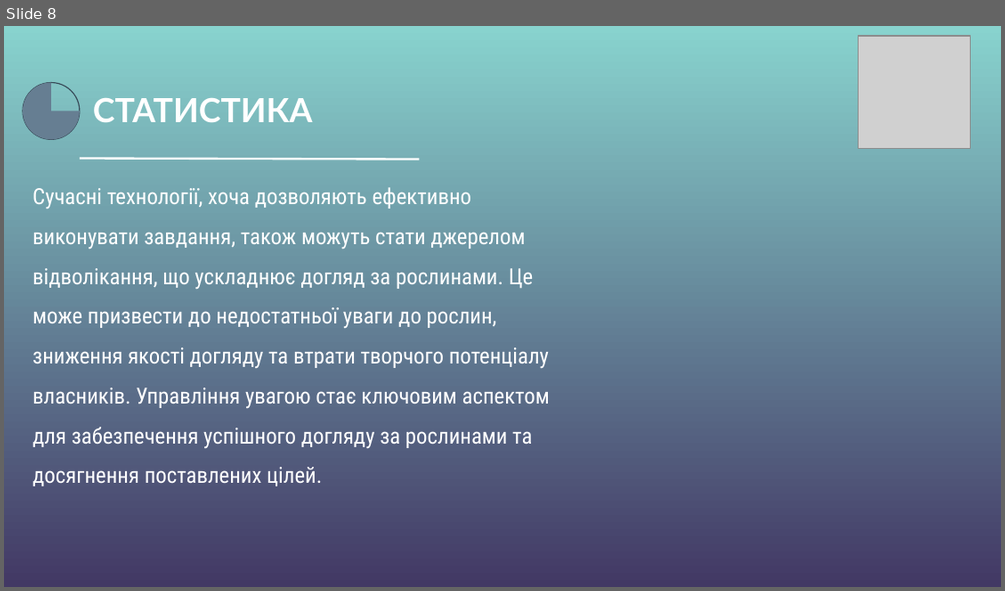
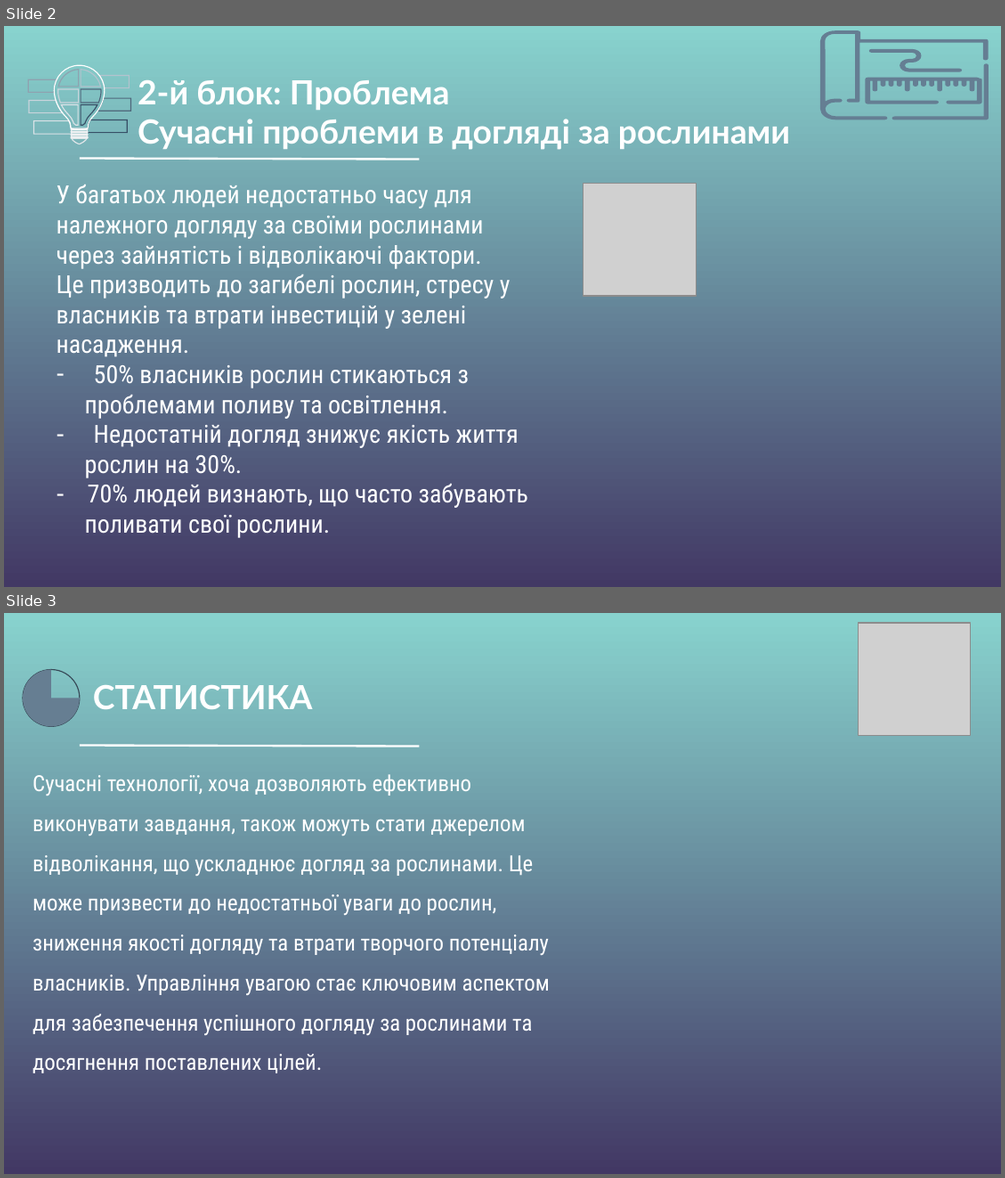
Before and after one commit to Exaster/Presentation, a slide deck: Презентація.pptx. Shown one above the other, each under a label of ours: slide 8 before the commit, slides 2 and 3 after it. The pictures are 1005x591 and 1005x1178 pixels, drawn with LibreOffice and Linux fonts; fonts in the diff are those of the drawing; grey boxes stand for pictures; background and template pictures are left out. Boxes give left, top, right and bottom in pixels: in the first picture for what was removed or moved away, otherwise in the second. Text is boxed around its words. In the diff, an @@ line names an element or a change of style, - is before the commit and + after.

```diff
--- a/Презентація.pptx
+++ b/Презентація.pptx
@@ slide 2 added at (4, 26, 1001, 587), background gradient #88D3CE to #423864 @@
@@ group added at (820, 31, 989, 119): 4 freeform shapes @@
@@ group added at (28, 65, 130, 144): 19 freeform shapes @@
@@ title added at (138, 80, 790, 150), 24 pt, text #FFFFFF, bold @@
+2-й блок: Проблема
+Сучасні проблеми в догляді за рослинами
@@ line added from (80, 159) to (420, 160), #FFFFFF 1.5 pt @@
@@ subtitle added at (57, 184, 529, 538), 18 pt, text #FFFFFF @@
+У багатьох людей недостатньо часу для
+належного догляду за своїми рослинами
+через зайнятість і відволікаючі фактори.
+Це призводить до загибелі рослин, стресу у
+власників та втрати інвестицій у зелені
+насадження.
+– 50% власників рослин стикаються з
+проблемами поливу та освітлення.
+– Недостатній догляд знижує якість життя
+рослин на 30%.
+– 70% людей визнають, що часто забувають
+поливати свої рослини.
@@ picture added at (583, 184, 696, 297) @@
@@ what was slide 8 is now slide 3 @@
```
Also in this commit, not shown: 7 other slides added.
